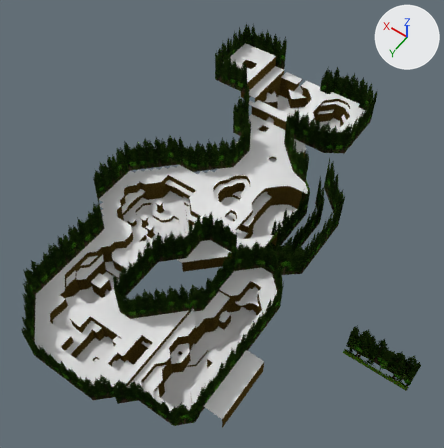
An edit to the Blender file Blends/level-6.blend, drawn before and after from the same camera.
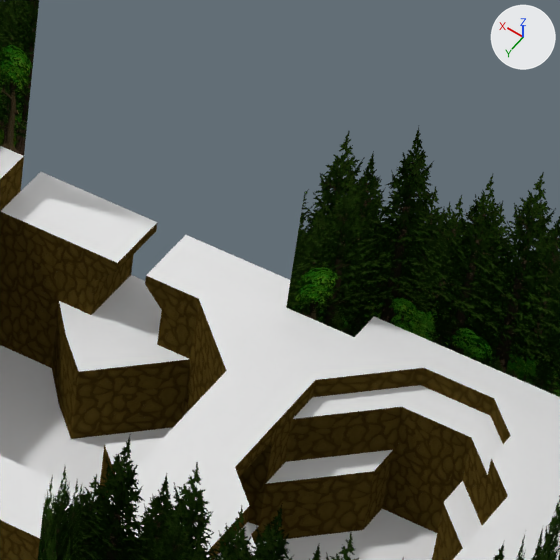
The first picture shows the older version from a camera (50 mm lens) standing at (-87.6, 153.6, 283.5) and looking at (31.7, -13.5, 21.0). The close-ups show the older and then the newer version on the part from 63% to 80% of the width and 11% to 28% of the height of that picture. Only the edits that show in the close-ups are written down. Arrows for +X, +Y and +Z are at upper right; the lights stay in place.

The first close-up shows 'level-6', 'level-6-tree-wall'.
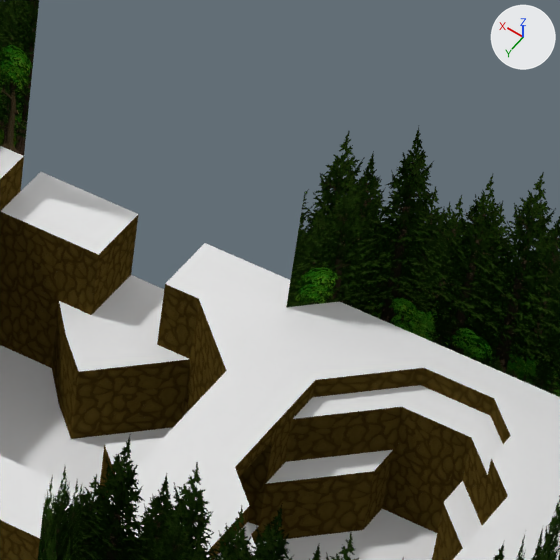
Boxes [x1, y1, x2, y2] around the edits, measured in the close-ups (560 x 560 px):
part 1 of me_level_6, cut back
    before: [96, 214, 204, 310]
    after: [96, 214, 374, 337]

The edits, one by one:
me_level_6 is used by ob_level_6; location (0.0, 0.0, 0.0).
me_level_6 had 4497 vertices, 4632 faces and spanned x -28.0..105.0, y -147.0..98.0, z -12.0..30.0.
me_level_6 now has 4485 vertices, 4625 faces and spans x -28.0..105.0, y -147.0..98.0, z -12.0..30.0.
Part 1, on me_level_6:
12 vertices are removed from x 58.0..61.0, y -147.0..-140.0, z 17.0..18.0.
14 faces are deleted.
1 vertex is added at (42.0, -147.0, 18.0).
4 new faces join them, mat_dirt_wall (picture img_dirt_wall_png).
2 new faces join them, mat_terrain (its picture is missing).
Other edits to the shape of me_level_6 do not show in these pictures.
